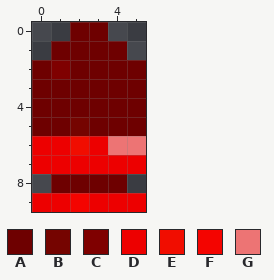
Pixel-art sprite, stored at textures/UI/ammo_icon.png. The picture above was drawn from the file before the commit.
The file is 6x10 pixels. Colours within 5 levels of each other are drawn and written as one.
Palette (. is transparent): A #6e0000  B #750400  C #7f0000  D #ed0000  E #f10d00  F #f40400  G #ed7474
New version:
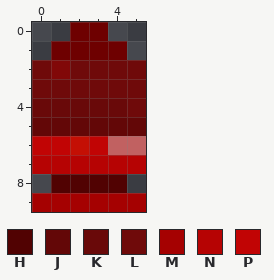
Colours new in this view: H #510202  J #630707  K #690909  L #6f0a0a  M #a50101  N #b60303  P #c10404
The edit:
colour C: #7f0000 -> #810808
colour E: #f10d00 -> #c40f04
colour G: #ed7474 -> #c16161
y 2: x 0 A -> L; x 2..5 AAAA -> LLLL
y 3: x 0..5 AAAAAA -> LLLLLL
y 4: x 0..5 AAAAAA -> KKKKKL
y 5: x 0..5 AABAAA -> JJJJJJ
y 6: x 0..1 DD -> PP; x 3 D -> P
y 7: x 0..5 DDDDDD -> NNNNNN
y 8: x 1..4 AAAA -> HHHH
y 9: x 0..5 DDFDDD -> MMMMMM
Boxes around the changes in both pictures, in picture pixels (x1, y1, x2, y2):
changed: (32, 60, 146, 212)
